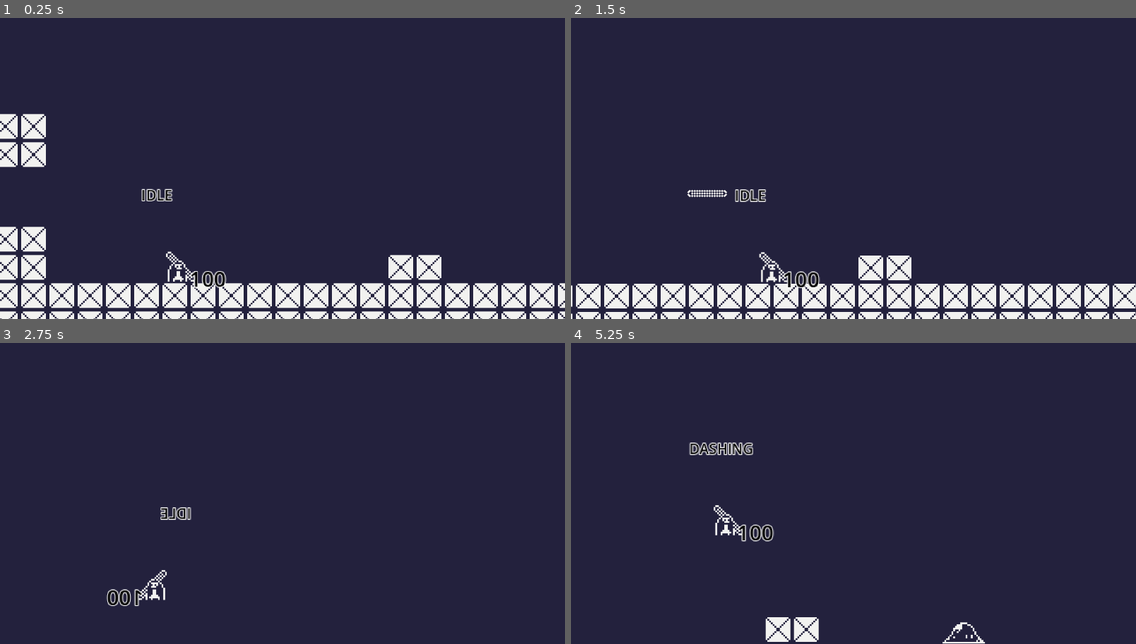
Above: before the commit, frames 1-4 (two rows, left to right).
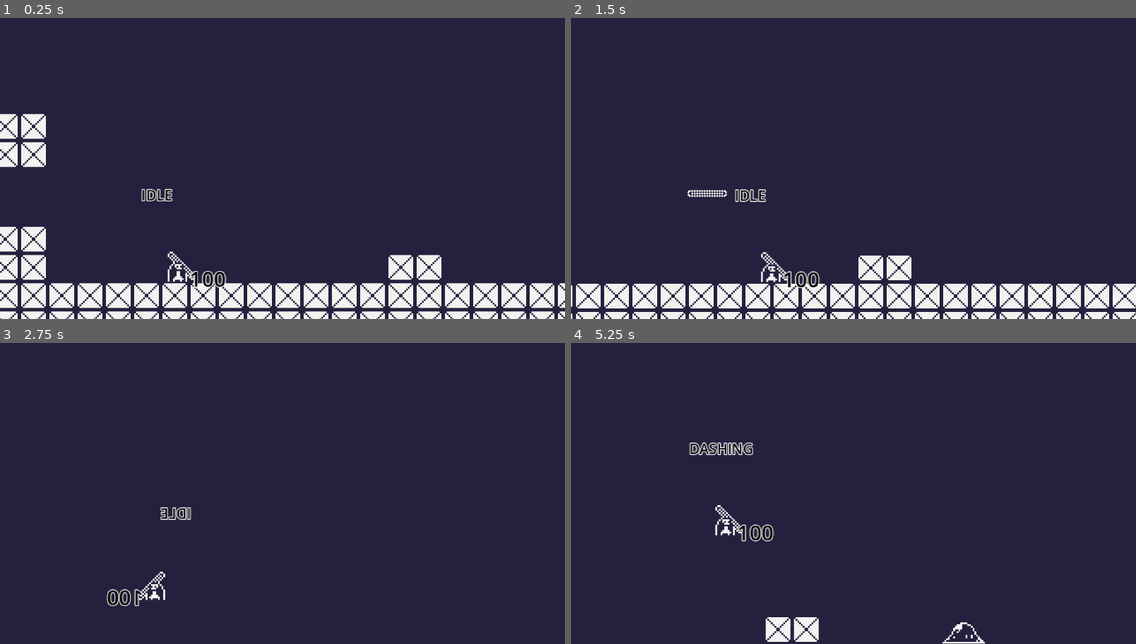
Above: after the commit, the same moments.

Repository: themoeboy/project-memory
Game: Godot game, scene res://src/main.tscn
Same seed, same stepped clock (60 frames per second), same inputs: the game is played once before the commit and once after it.
Inputs (mouse positions are in pixels of both pictures, inside the frame that each line leads up to):
- Up to frame 1 (0.25 s): no input
- Up to frame 2 (1.5 s): move the mouse to (977, 144) at 0.52 s; hold D (move_right) from 0.53 s (still down); tap Shift (dash) at 0.6 s; tap Space (jump) at 0.77 s; move the mouse to (740, 177) at 1.27 s; right-click (740, 177) at 1.35 s
- Up to frame 3 (2.75 s): tap Space (jump) at 1.52 s; move the mouse to (339, 415) at 2.02 s; release D (move_right) at 2.03 s; hold A (move_left) from 2.03 s (still down); tap Shift (dash) at 2.1 s
- Up to frame 4 (5.25 s): move the mouse to (825, 547) at 2.77 s; release A (move_left) at 2.78 s; hold D (move_right) 2.78-4.28 s; right-click (825, 547) at 2.85 s; tap Space (jump) at 3.02, 3.77, 4.52 s; move the mouse to (1023, 532) at 3.52 s; tap Shift (dash) at 3.6, 5.1 s; move the mouse to (684, 436) at 4.27 s; hold A (move_left) 4.28-5.03 s; right-click (684, 436) at 4.35 s; move the mouse to (881, 484) at 5.02 s; hold D (move_right) from 5.03 s (still down)

The runs differ from the first frame. In frame 1, less than 0.1% of the frame differs, in the area x 29-35%, y 77-88%; in frame 2, 0.2%, in the area x 33-39%, y 77-88%; in frame 3, less than 0.1%; in frame 4, 0.2%.
Error before the commit: Invalid operands 'Nil' and 'Vector2' in operator '-'. (res://src/player/player.gd:230)
Error after the commit: Invalid operands 'Nil' and 'Vector2' in operator '-'. (res://src/player/player.gd:238)

Commit message:
Initial animation player commit

Diff:
--- a/src/player/player.gd
+++ b/src/player/player.gd
@@ -36,6 +36,8 @@
 @onready var collision_area = $collision
 @onready var hitbox_area = $hitbox
 @onready var polearm = preload("res://src/player/polearm.tscn")
+@onready var animation = $animation
+
 
 func _ready():
 	health_component.health_changed.connect(_on_health_changed)
@@ -88,6 +90,12 @@
 	#print("las dir ", last_direction)
 	#print("scale x ", scale.x)
 
+func go_to_state(state):
+	match state:
+		ENUMS.player_state.IDLE:
+			current_state = ENUMS.player_state.IDLE
+			animation.play("idle")
+
 func handle_idle_state(delta):
 	handle_input(delta)
 	if Input.is_action_just_pressed('throw'):
@@ -107,7 +115,7 @@
 			if abs(velocity.x) > 0:
 				current_state = ENUMS.player_state.RUNNING
 			else:
-				current_state = ENUMS.player_state.IDLE
+				go_to_state(ENUMS.player_state.IDLE)
 
 
 func handle_running_state(delta):
--- a/src/player/player.tscn
+++ b/src/player/player.tscn
@@ -1,12 +1,50 @@
-[gd_scene load_steps=13 format=3 uid="uid://l85yqf8v2y5"]
+[gd_scene load_steps=16 format=3 uid="uid://l85yqf8v2y5"]
 
 [ext_resource type="Script" uid="uid://beguc8jpyxdxe" path="res://src/player/player.gd" id="1_s5dbj"]
-[ext_resource type="Texture2D" uid="uid://d2kc76agu1esh" path="res://assets/draft/player-idle-draft.png" id="2_jiejy"]
 [ext_resource type="Shader" uid="uid://bmpheaqyydsok" path="res://src/shaders/smooth_pixel.gdshader" id="2_o822w"]
 [ext_resource type="Script" uid="uid://cd8dp7mscgy0y" path="res://src/helpers/attack.gd" id="3_mf2ua"]
+[ext_resource type="Texture2D" uid="uid://3ev8fpeatyil" path="res://assets/draft/player-idle-sheet.png" id="3_o822w"]
 [ext_resource type="PackedScene" uid="uid://dne4rabaer156" path="res://src/helpers/health.tscn" id="4_244u8"]
 [ext_resource type="Script" uid="uid://b8l7epw8fyidg" path="res://src/player/hitbox.gd" id="5_5f2sf"]
 [ext_resource type="Script" uid="uid://buk6lsoqwwf6r" path="res://src/player/test.gd" id="6_jiejy"]
+
+[sub_resource type="Animation" id="Animation_o822w"]
+resource_name = "idle"
+length = 0.75
+loop_mode = 1
+tracks/0/type = "value"
+tracks/0/imported = false
+tracks/0/enabled = true
+tracks/0/path = NodePath("sprite:frame")
+tracks/0/interp = 1
+tracks/0/loop_wrap = true
+tracks/0/keys = {
+"times": PackedFloat32Array(0, 0.25, 0.5),
+"transitions": PackedFloat32Array(1, 1, 1),
+"update": 1,
+"values": [0, 2, 1]
+}
+
+[sub_resource type="Animation" id="Animation_x42xx"]
+length = 0.001
+tracks/0/type = "value"
+tracks/0/imported = false
+tracks/0/enabled = true
+tracks/0/path = NodePath("sprite:frame")
+tracks/0/interp = 1
+tracks/0/loop_wrap = true
+tracks/0/keys = {
+"times": PackedFloat32Array(0),
+"transitions": PackedFloat32Array(1),
+"update": 1,
+"values": [0]
+}
+
+[sub_resource type="AnimationLibrary" id="AnimationLibrary_x42xx"]
+_data = {
+&"RESET": SubResource("Animation_x42xx"),
+&"idle": SubResource("Animation_o822w")
+}
 
 [sub_resource type="RectangleShape2D" id="RectangleShape2D_eewmr"]
 size = Vector2(16.75, 19.75)
@@ -32,6 +70,11 @@
 JUMP_FORCE = -300.0
 THROW_TIME = 0.1
 
+[node name="animation" type="AnimationPlayer" parent="."]
+libraries = {
+&"": SubResource("AnimationLibrary_x42xx")
+}
+
 [node name="collision" type="CollisionShape2D" parent="."]
 position = Vector2(1, -1)
 shape = SubResource("RectangleShape2D_eewmr")
@@ -40,7 +83,8 @@
 texture_filter = 2
 material = SubResource("ShaderMaterial_x42xx")
 position = Vector2(0, -7)
-texture = ExtResource("2_jiejy")
+texture = ExtResource("3_o822w")
+hframes = 3
 
 [node name="camera" type="Camera2D" parent="."]
 offset = Vector2(60, -60)
Binary file added: assets/draft/player-animation-sheet.png
Not shown, added: assets/draft/player-animation-sheet.png.import
Binary file added: assets/draft/player-animation.aseprite
Binary file added: assets/draft/player-idle-draft.aseprite
Binary file added: assets/draft/player-idle-sheet.png
Not shown, added: assets/draft/player-idle-sheet.png.import
